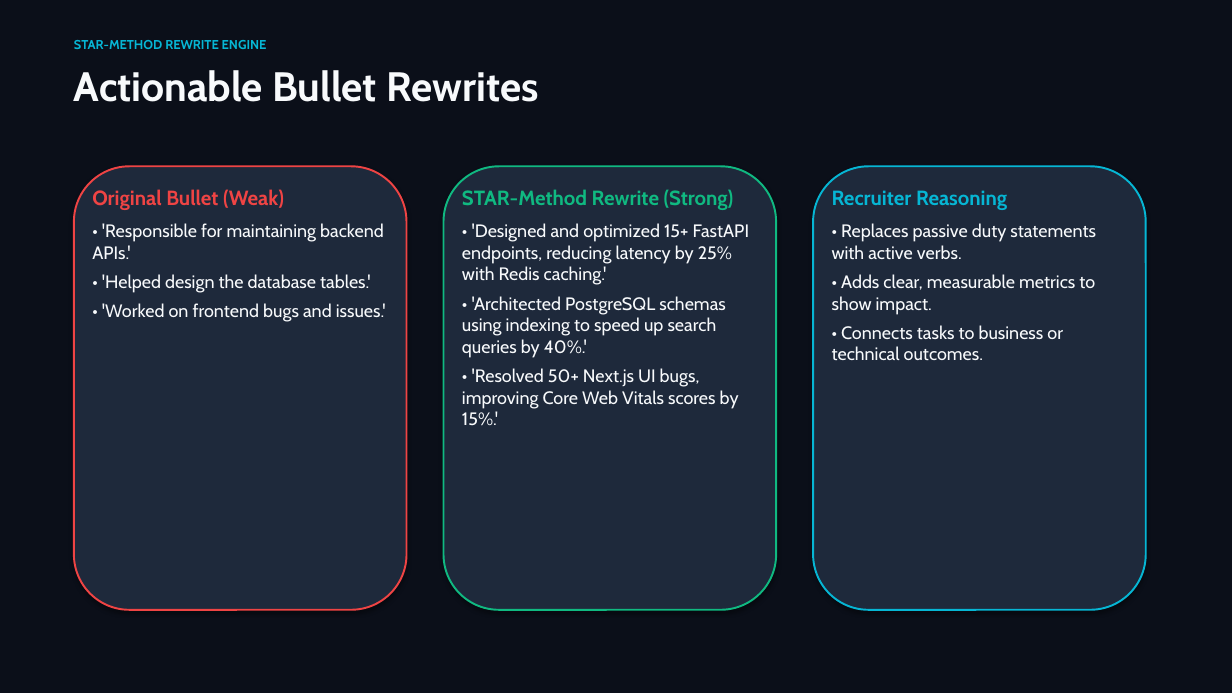
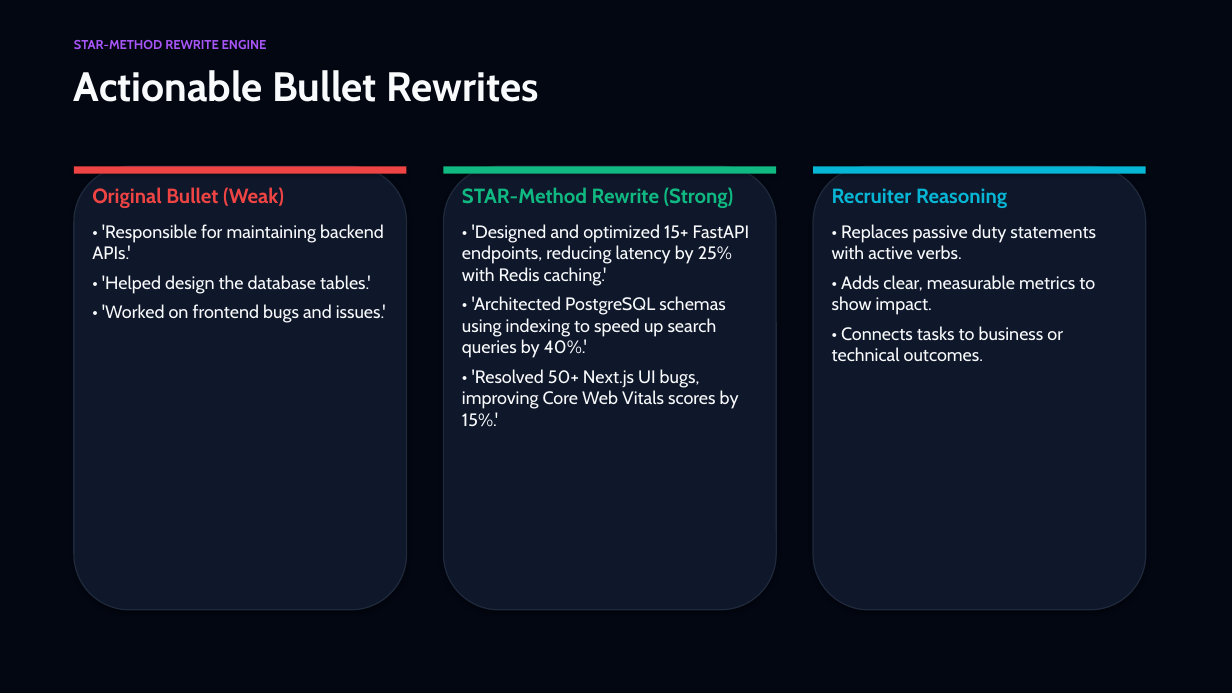
Before and after one commit to dharmrajv532-code/ResumeSensei, a slide deck: slide 17 of ResumeSensei_Presentation.pptx. Drawn at 1232x693 pixels with LibreOffice and Linux fonts; fonts in the diff are those of the drawing. Boxes give left, top, right and bottom in pixels: in the first picture for what was removed or moved away, otherwise in the second. Text is boxed around its words. In the diff, an @@ line names an element or a change of style, - is before the commit and + after.

```diff
--- a/ResumeSensei_Presentation.pptx
+++ b/ResumeSensei_Presentation.pptx
@@ background #0B0F19 to #030712 @@
@@ text "STAR-METHOD REWRITE ENGINE" at bbox=[74, 40, 267, 49]: text colour #06B6D4 to #A855F7 @@
@@ rounded rectangle at bbox=[74, 166, 407, 610]: fill #1E293B to #0F172A; outline #EF4444 1.5 pt to #1E293B 1 pt @@
@@ rectangle added at bbox=[74, 166, 407, 174], fill #EF4444 @@
@@ rounded rectangle at bbox=[444, 166, 776, 610]: fill #1E293B to #0F172A; outline #10B981 1.5 pt to #1E293B 1 pt @@
@@ rectangle added at bbox=[444, 166, 776, 174], fill #10B981 @@
@@ rounded rectangle at bbox=[813, 166, 1146, 610]: fill #1E293B to #0F172A; outline #06B6D4 1.5 pt to #1E293B 1 pt @@
@@ rectangle added at bbox=[813, 166, 1146, 174], fill #06B6D4 @@
@@ text at bbox=[92, 187, 284, 208]: more space between paragraphs @@
@@ text at bbox=[462, 187, 734, 208]: more space between paragraphs @@
@@ text at bbox=[832, 188, 1007, 208]: more space between paragraphs @@
```
Also in this commit, not shown: 19 other slides changed, 1 other file.
